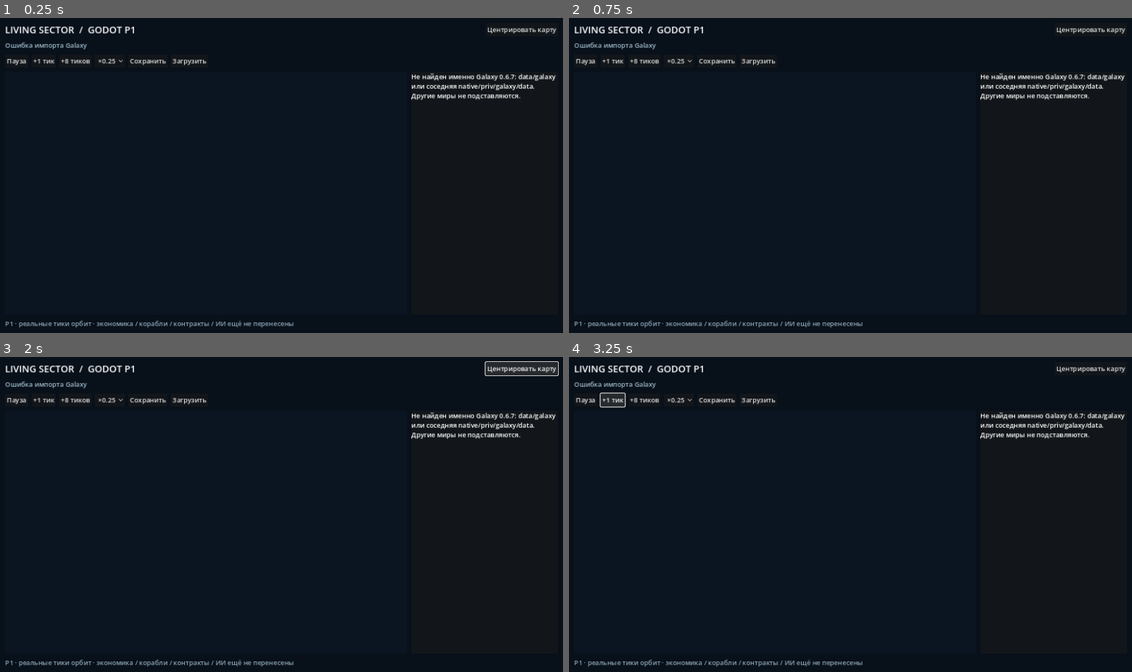
Above: before the commit, frames 1-4 (two rows, left to right).
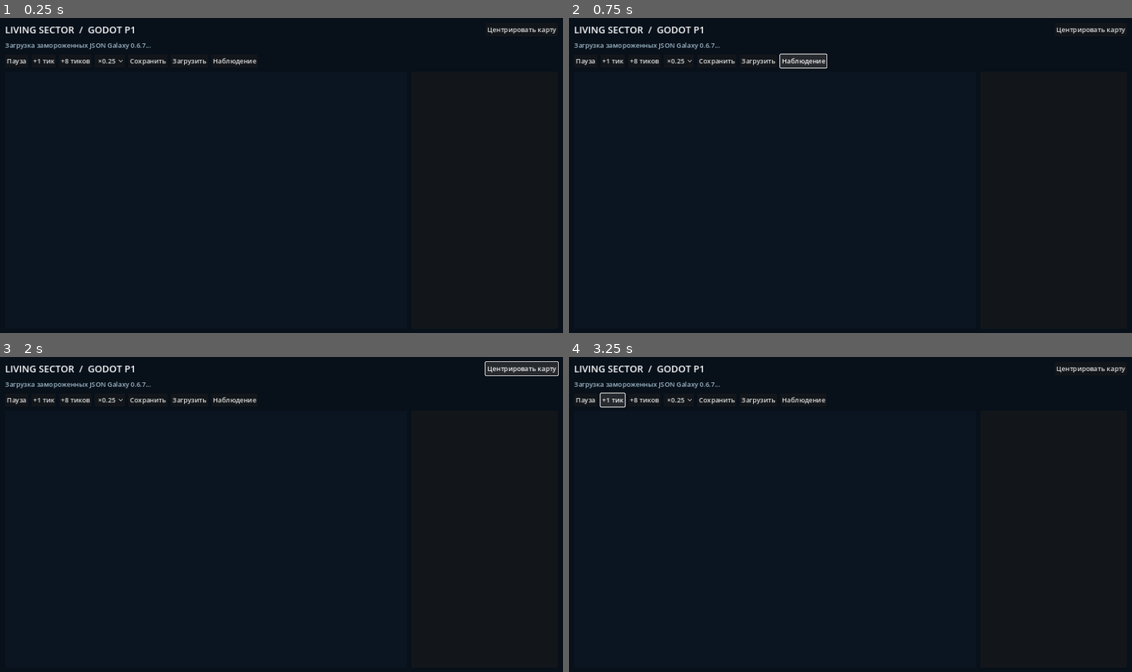
Above: after the commit, the same moments.

Repository: Mefits/Living-Sector
Game: Godot game, scene res://scenes/main.tscn
Same seed, same stepped clock (60 frames per second), same inputs: the game is played once before the commit and once after it.
Inputs (mouse positions are in pixels of both pictures, inside the frame that each line leads up to):
- Up to frame 1 (0.25 s): no input
- Up to frame 2 (0.75 s): click (805, 62) at 0.5 s, where only the run after the commit has a clickable "Наблюдение"
- Up to frame 3 (2 s): click "Центрировать карту" at 1.25 s
- Up to frame 4 (3.25 s): click "Пауза" at 2 s; click "+1 тик" at 2.75 s

The runs differ from the first frame. In frame 1, 1.5% of the frame differs, in the area x 0-99%, y 7-99%; in frame 2, 1.8%; in frame 3, 1.5%; in frame 4, 1.5%.
Error after the commit: Parse Error: The member "Projection" cannot have the same name as a builtin type. (res://scripts/observer_panel.gd:3)

Commit message:
feat(godot): expose N20 honest observer panel in P1 UI

Diff:
--- a/godot/scripts/main.gd
+++ b/godot/scripts/main.gd
@@ -7,6 +7,7 @@
 const SaveState = preload("res://scripts/sim/save_state.gd")
 const SPEEDS = [0.25, 1.0, 2.0, 4.0, 8.0, 16.0]
 const SystemMap = preload("res://scripts/system_map.gd")
+const ObserverPanel = preload("res://scripts/observer_panel.gd")
 
 var _model
 var _runner
@@ -17,6 +18,8 @@
 var _map: Control
 var _details: RichTextLabel
 var _status: Label
+var _observer_panel: PanelContainer
+var _observer_button: Button
 
 func _ready() -> void:
     var background := ColorRect.new()
@@ -106,6 +109,15 @@
     _details.fit_content = false
     details_panel.add_child(_details)
 
+    _observer_button = Button.new()
+    _observer_button.text = "Наблюдение"
+    _observer_button.pressed.connect(_toggle_observer)
+    toolbar.add_child(_observer_button)
+    _observer_panel = ObserverPanel.new()
+    _observer_panel.visible = false
+    _observer_panel.size_flags_vertical = Control.SIZE_EXPAND_FILL
+    columns.add_child(_observer_panel)
+
     var footer := Label.new()
     footer.text = "P1 · реальные тики орбит · экономика / корабли / контракты / ИИ ещё не перенесены"
     footer.add_theme_color_override("font_color", Color("#8da6b5"))
@@ -145,6 +157,18 @@
     print("GODOT_P1_SEED_LOADED ", JSON.stringify(stats))
     _update_status()
 
+func _toggle_observer() -> void:
+    _observer_panel.visible = not _observer_panel.visible
+    _observer_button.text = "Скрыть наблюдение" if _observer_panel.visible else "Наблюдение"
+    _refresh_observer()
+
+func _refresh_observer() -> void:
+    if not _observer_panel or not _observer_panel.visible or not _runner:
+        return
+    # The current P1 world contains only seed/orbital state. Never present
+    # an unconnected N19/N18/N16 subsystem as if it were executing.
+    _observer_panel.show_observation(_runner.tick_count, "genesis", {})
+
 func _process(delta: float) -> void:
     if _runner:
         _runner.advance_frame(delta)
@@ -192,6 +216,7 @@
     _update_status()
 
 func _on_tick_completed(tick: int) -> void:
+    _refresh_observer()
     if tick % 8 == 0:
         _refresh_selection()
     _update_status()
